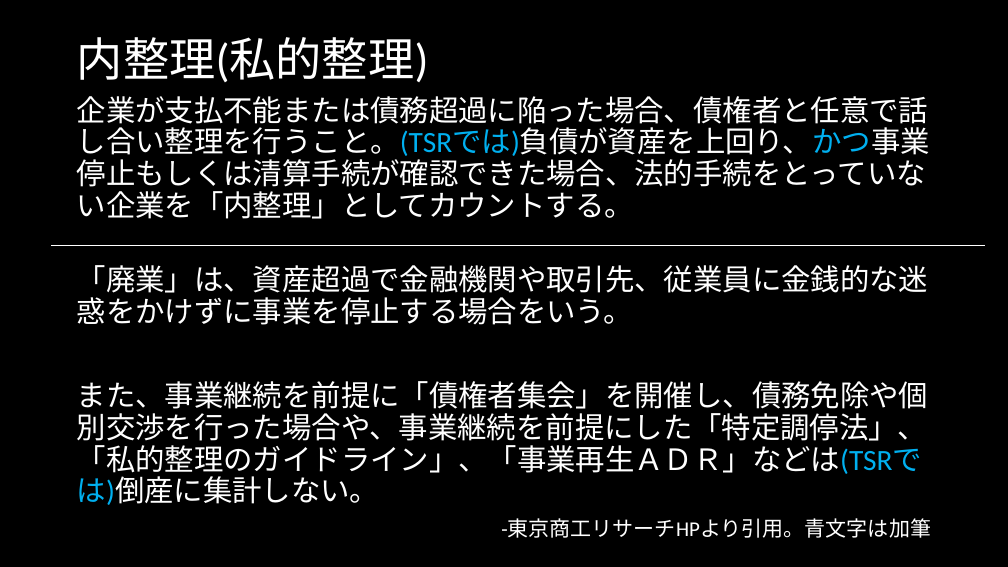
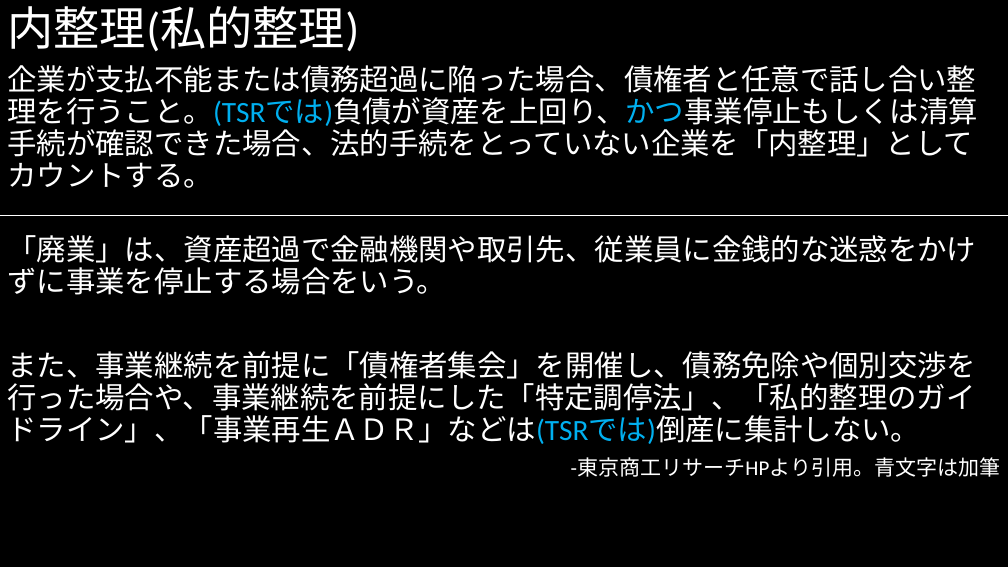
Before and after one commit to MAGA-Phantom/OperationSotsuron, a slide deck: slide 11 of 倒産の研究(仮).pptx. Drawn at 1008x567 pixels with LibreOffice and Linux fonts; fonts in the diff are those of the drawing. Boxes give left, top, right and bottom in pixels: in the first picture for what was removed or moved away, otherwise in the second. Text is boxed around its words. In the diff, an @@ line names an element or a change of style, - is before the commit and + after.

```diff
--- a/倒産の研究(仮).pptx
+++ b/倒産の研究(仮).pptx
@@ title "内整理(私的整理)": place and size @@
-title "内整理(私的整理)" at bbox=[77, 37, 429, 82]
+title "内整理(私的整理)" at bbox=[8, 6, 360, 52]
@@ text "企業が支払不能または債務超過に陥った場合、債権者と任意で話し合い整理を行うこと。(TSRでは)負債が資産を上回り、かつ事 ..." rewrapped from bbox=[77, 96, 931, 538] to bbox=[8, 65, 1001, 477] @@
@@ line moved from (51, 246) - (985, 246) to (0, 216) - (1008, 216) @@
```
Also in this commit, not shown: 22 other slides changed.
